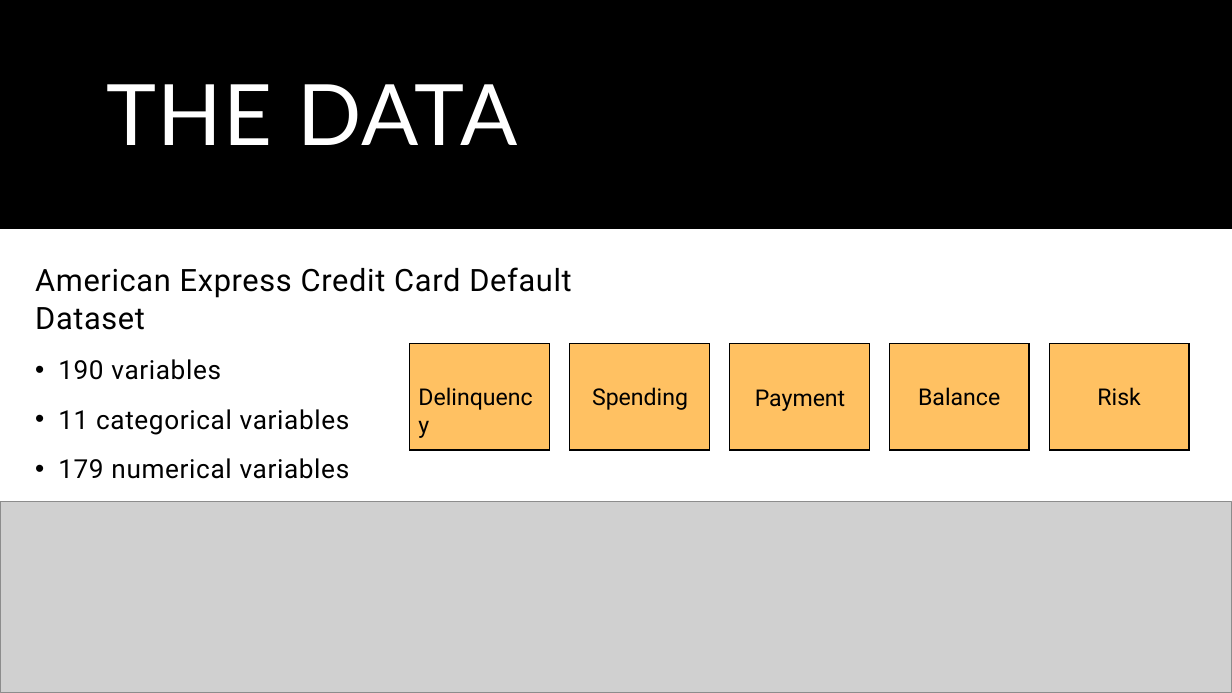
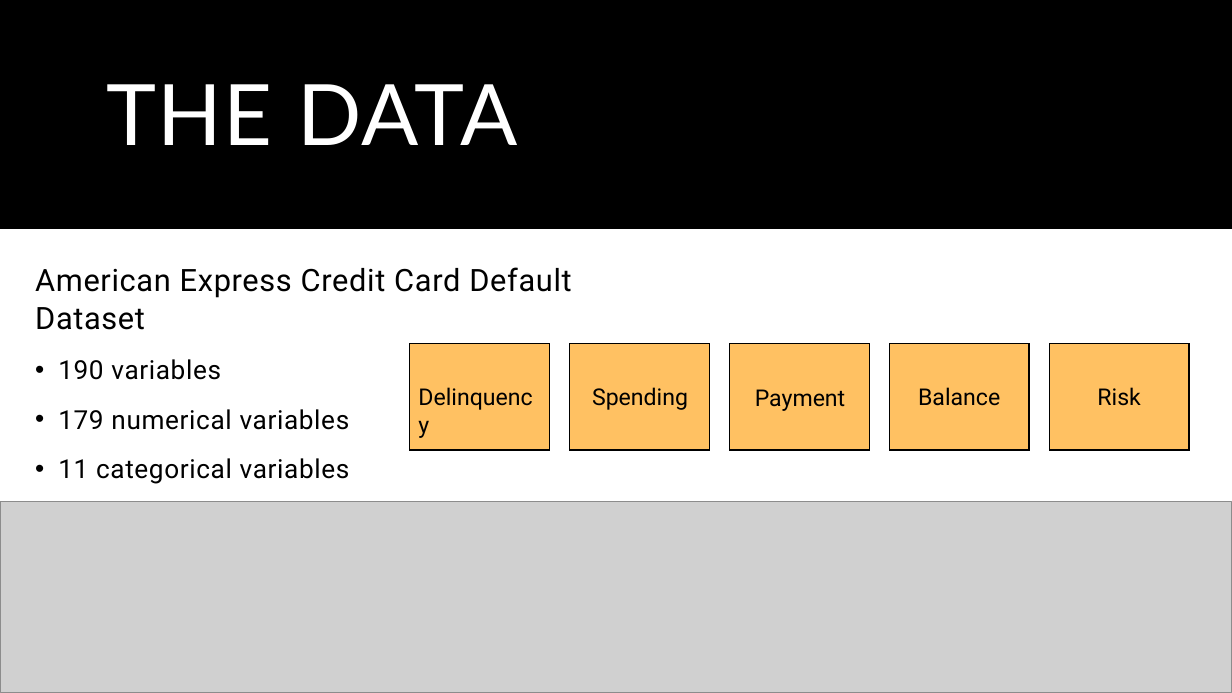
Before and after one commit to insomninina/ds5500, a slide deck: slide 3 of project1/CC Pitch Fiore_Haider.pptx. Drawn at 1232x693 pixels with LibreOffice and Linux fonts; fonts in the diff are those of the drawing; grey boxes stand for pictures. Boxes give left, top, right and bottom in pixels: in the first picture for what was removed or moved away, otherwise in the second. Text is boxed around its words. In the diff, an @@ line names an element or a change of style, - is before the commit and + after.

```diff
--- a/project1/CC Pitch Fiore_Haider.pptx
+++ b/project1/CC Pitch Fiore_Haider.pptx
@@ text at [58,409,350,430]: paragraph added @@
+• 179 numerical variables
@@ text at [58,458,350,479]: paragraph removed @@
-• 179 numerical variables
```
